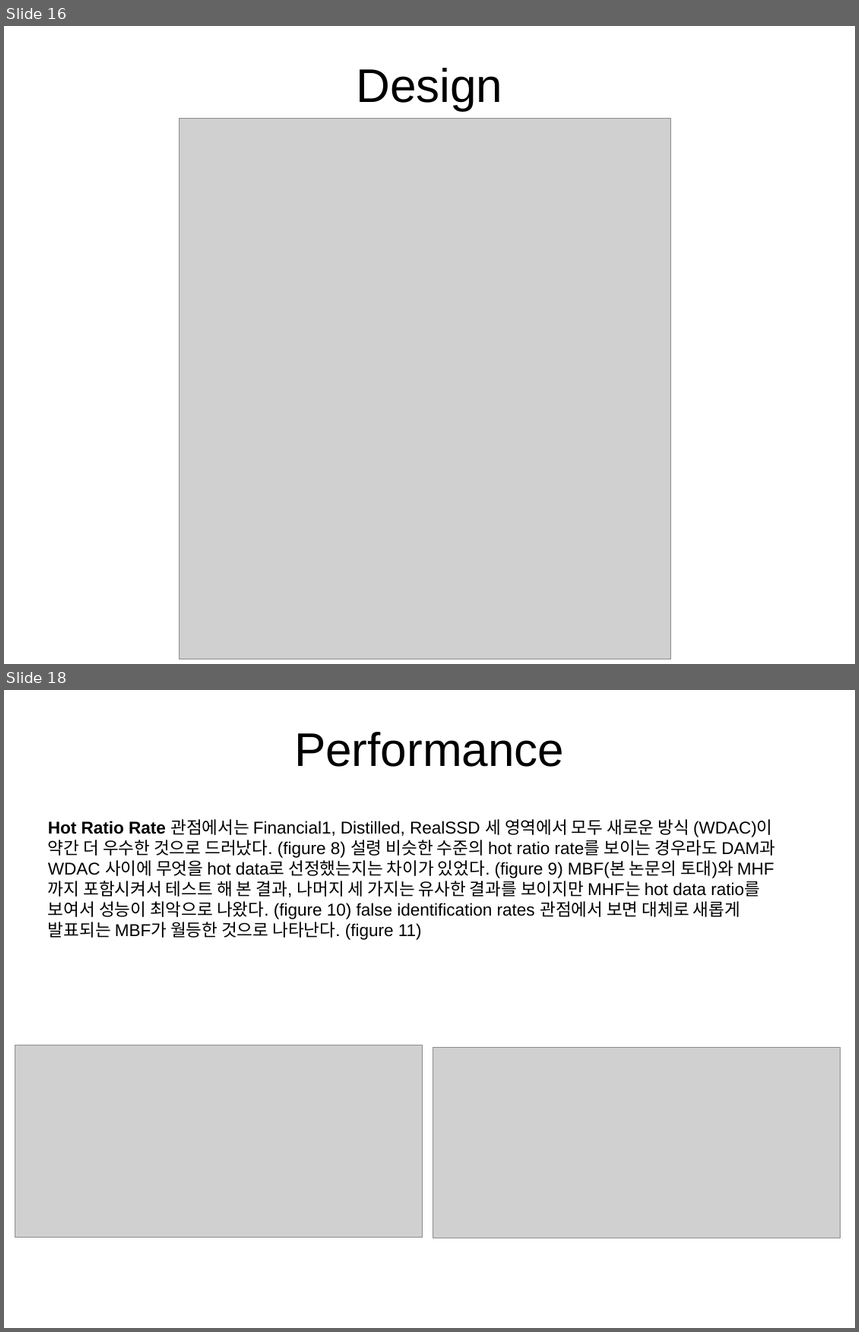
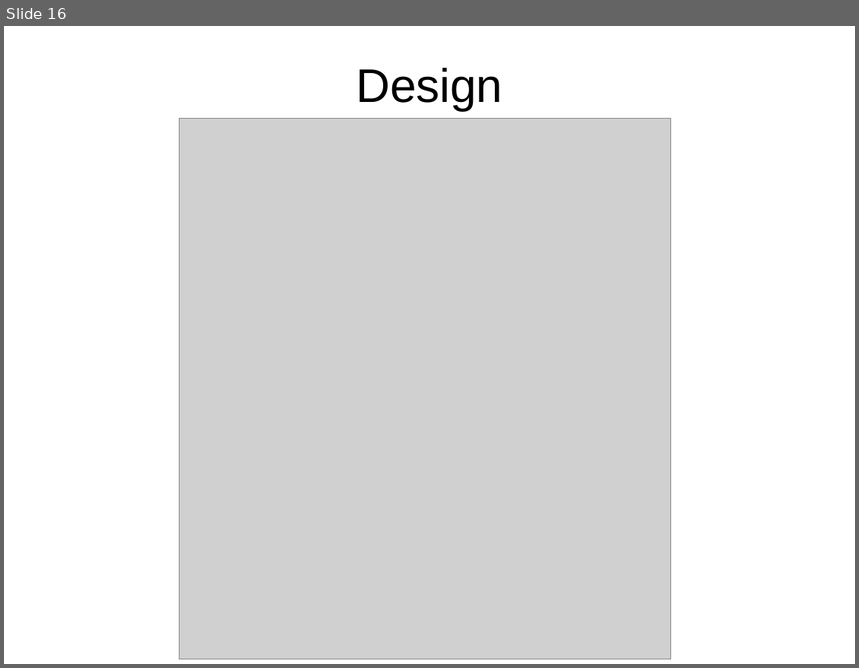
Before and after one commit to OptimistLabyrinth/ubuntu16.04, a slide deck: DPARK_office/Non-Volatile_Momory/hot_data_identification_PaperReview.pptx. Shown one above the other, each under a label of ours: slides 16 and 18 before the commit, slide 16 after it; the slides between them are not shown. The pictures are 859x1332 and 859x668 pixels, drawn with LibreOffice and Linux fonts; fonts in the diff are those of the drawing; grey boxes stand for pictures. Boxes give left, top, right and bottom in pixels: in the first picture for what was removed or moved away, otherwise in the second. Text is boxed around its words. In the diff, an @@ line names an element or a change of style, - is before the commit and + after.

```diff
--- a/DPARK_office/Non-Volatile_Momory/hot_data_identification_PaperReview.pptx
+++ b/DPARK_office/Non-Volatile_Momory/hot_data_identification_PaperReview.pptx
@@ slide 18 removed at bbox=[4, 690, 855, 1328], background #FFFFFF @@
@@ text removed at bbox=[294, 732, 564, 767] @@
-Performance
@@ text removed at bbox=[48, 819, 775, 940] @@
-Hot Ratio Rate 관점에서는 Financial1, Distilled, RealSSD 세 영역에서 모두 새로운 방식 (WDAC)이 약간 더 우수한 것으로 드러났다. (figure 8) 설령 비슷한 수준의 hot ratio rate를 보이는 경우라도 DAM과 WDAC 사이에 무엇을 hot data로 선정했는지는 차이가 있었다. (figure 9) MBF(본 논문의 토대)와 MHF까지 포함시켜서 테스트 해 본 결과, 나머지 세 가지는 유사한 결과를 보이지만 MHF는 hot data ratio를 보여서 성능이 최악으로 나왔다. (figure 10) false identification rates 관점에서 보면 대체로 새롭게 발표되는 MBF가 월등한 것으로 나타난다. (figure 11)
@@ picture removed at bbox=[15, 1046, 423, 1238] @@
@@ picture removed at bbox=[433, 1048, 841, 1238] @@
```
Also in this commit, not shown: 7 slides changed, 7 slides added, 3 other slides removed, 8 other files.
